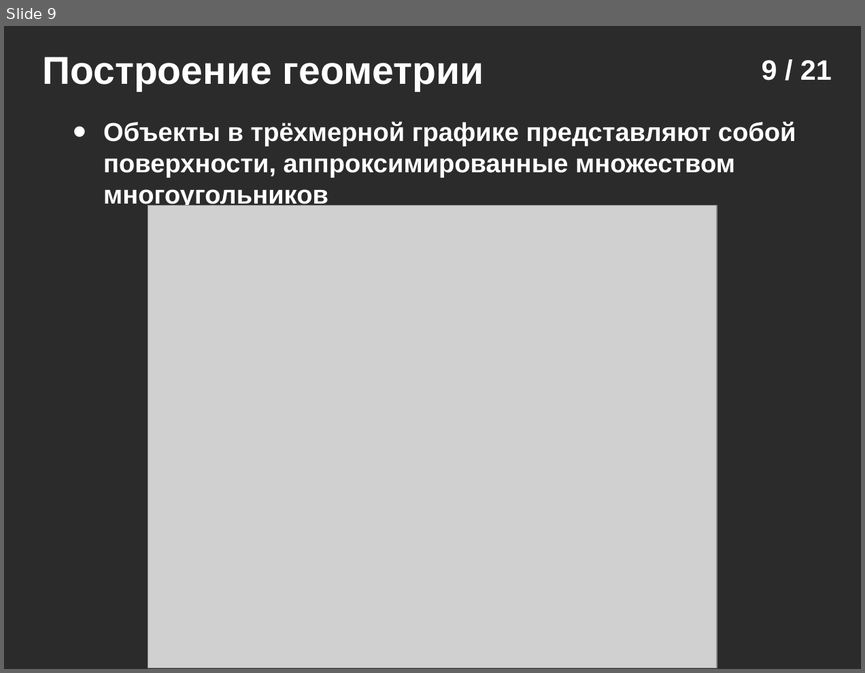
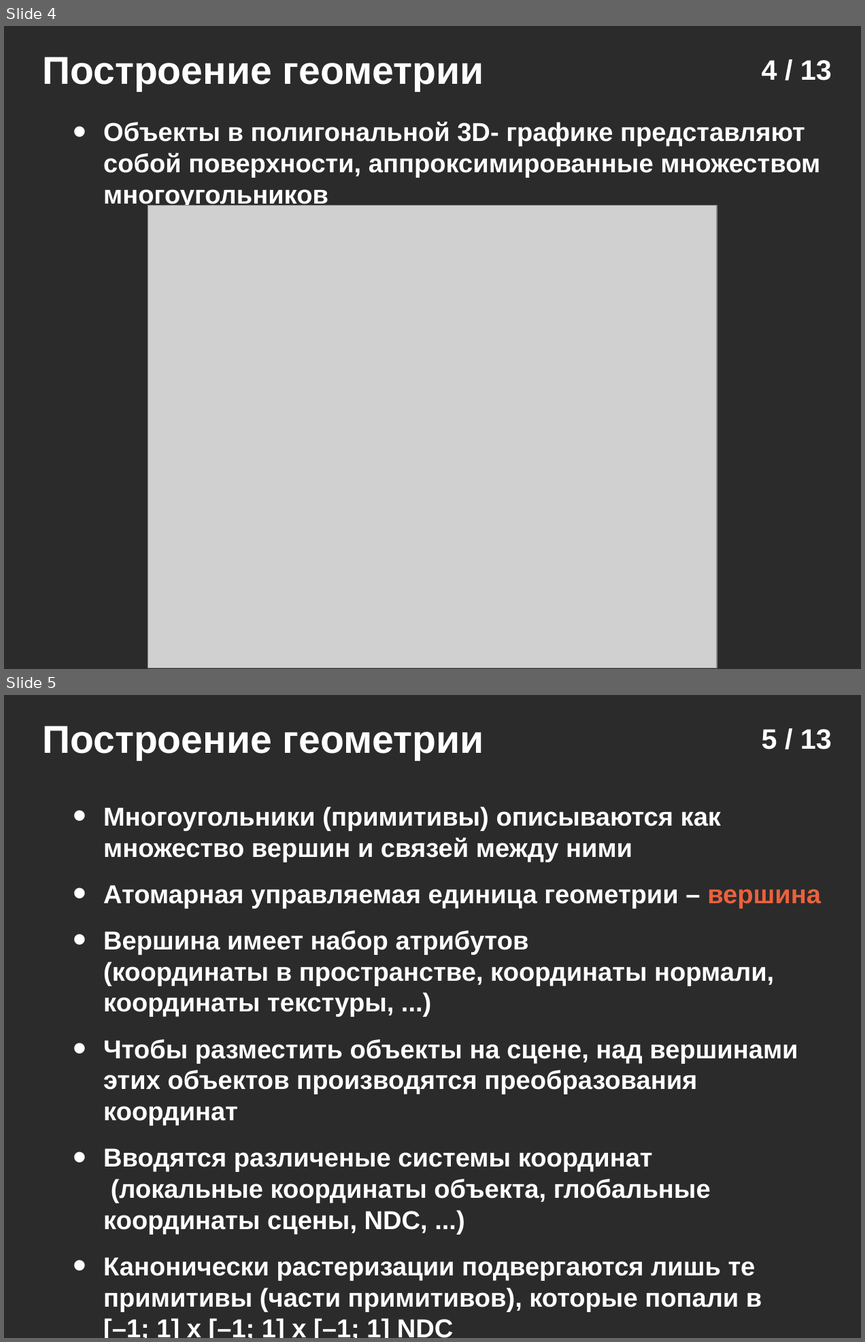
Before and after one commit to icosaeder/vr-lect, a slide deck: Лекции/Лекция 2/Лекция №2.odp. Shown one above the other, each under a label of ours: slide 9 before the commit, slides 4 and 5 after it. The pictures are 865x673 and 865x1342 pixels, drawn with LibreOffice and Linux fonts; fonts in the diff are those of the drawing; grey boxes stand for pictures; background and template pictures are left out; a plain dark background stands for a picture behind light text. Boxes give left, top, right and bottom in pixels: in the first picture for what was removed or moved away, otherwise in the second. Text is boxed around its words. In the diff, an @@ line names an element or a change of style, - is before the commit and + after.

```diff
--- a/Лекции/Лекция 2/Лекция №2.odp
+++ b/Лекции/Лекция 2/Лекция №2.odp
@@ slide 5 added at [4, 695, 861, 1338], background picture (left out) @@
@@ text added at [42, 726, 484, 760], 36 pt, text #FFFFFF, bold @@
+Построение геометрии
@@ page number added at [762, 729, 832, 749], 26 pt, text #FFFFFF, bold @@
+5 / 13
@@ text added at [103, 807, 821, 1338], 24 pt, text #FFFFFF, bold @@
+• Многоугольники (примитивы) описываются как множество вершин и связей между ними
+• Атомарная управляемая единица геометрии – вершина
+• Вершина имеет набор атрибутов
+  (координаты в пространстве, координаты нормали, координаты текстуры, ...)
+• Чтобы разместить объекты на сцене, над вершинами этих объектов производятся преобразования координат
+• Вводятся различеные системы координат
+  (локальные координаты объекта, глобальные координаты сцены, NDC, ...)
+• Канонически растеризации подвергаются лишь те примитивы (части примитивов), которые попали в
+  [–1; 1] x [–1; 1] x [–1; 1] NDC
@@ what was slide 9 is now slide 4 @@
@@ slide 4 changed as well @@
@@ page number at [762, 60, 832, 80]: text changed @@
-9 / 21
+4 / 13
@@ text at [103, 121, 820, 209]: text changed @@
-• Объекты в трёхмерной графике представляют собой поверхности, аппроксимированные множеством многоугольников
+• Объекты в полигональной 3D- графике представляют собой поверхности, аппроксимированные множеством многоугольников
```
Also in this commit, not shown: 3 other slides changed, 7 other slides added, 16 slides removed, 2 other files.
